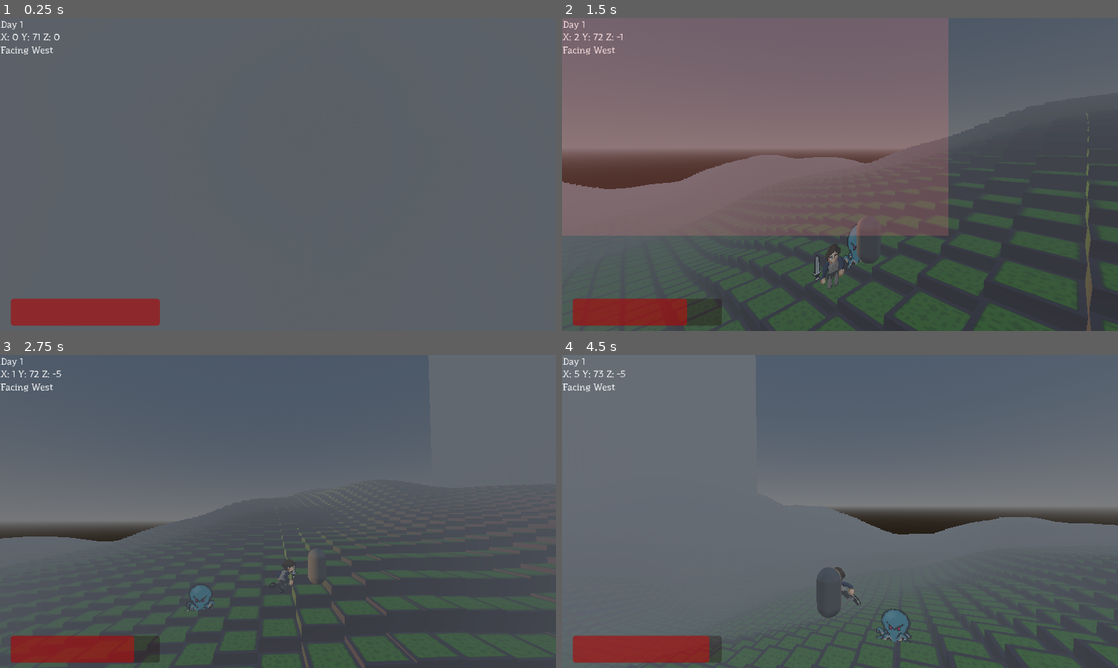
Above: before the commit, frames 1-4 (two rows, left to right).
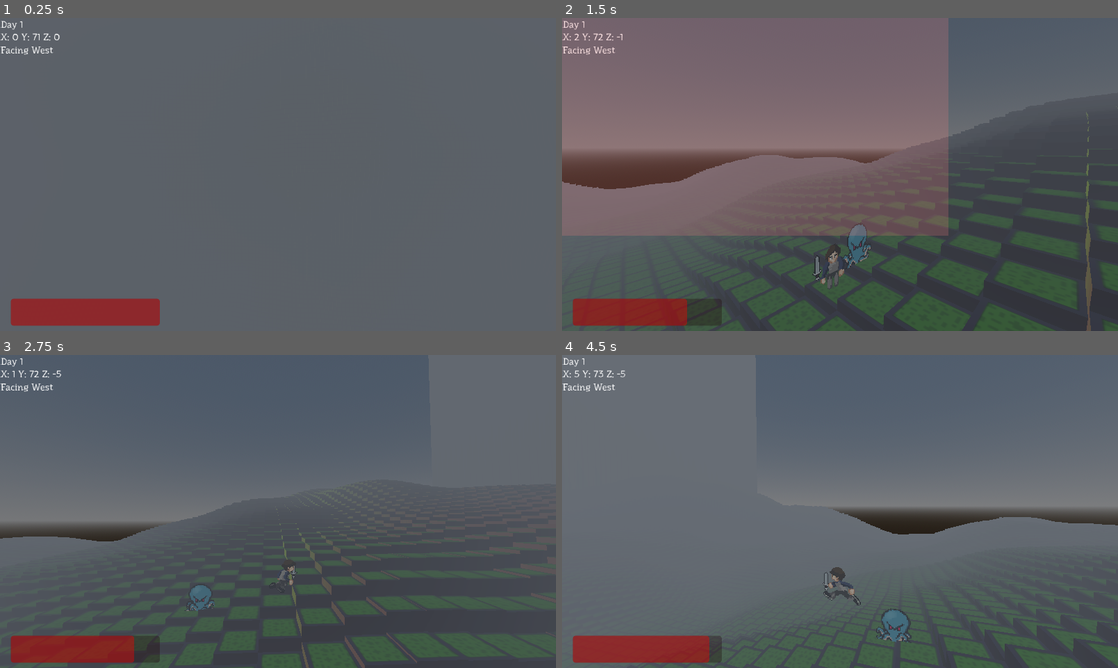
Above: after the commit, the same moments.

Repository: AkivaNugent/CSI-280_PROJECT-OCTOPUS
Game: Godot game, scene res://node_3d.tscn
Same seed, same stepped clock (60 frames per second), same inputs: the game is played once before the commit and once after it. This scene is started directly instead of the project's main scene.
Inputs (mouse positions are in pixels of both pictures, inside the frame that each line leads up to):
- Up to frame 1 (0.25 s): no input
- Up to frame 2 (1.5 s): tap Enter (ui_accept) at 0.5, 0.77 s; move the mouse to (962, 158) at 0.52 s; hold D (right) 0.53-1.28 s; hold Shift (sprint) 0.53-1.28 s; click (962, 158) at 0.67 s; move the mouse to (728, 190) at 1.27 s; hold S (down) from 1.28 s (still down); tap Q at 1.35 s
- Up to frame 3 (2.75 s): tap Enter (ui_accept) at 1.52 s; move the mouse to (333, 442) at 2.02 s; release S (down) at 2.03 s; hold D (right) from 2.03 s (still down); hold E from 2.03 s (still down)
- Up to frame 4 (4.5 s): move the mouse to (812, 574) at 2.77 s; release D (right) at 2.78 s; release E at 2.78 s; hold W (up) 2.78-3.53 s; tap Shift (sprint) at 2.85 s; click (812, 574) at 2.92 s; tap Enter (ui_accept) at 3.02, 3.77 s; move the mouse to (1006, 558) at 3.52 s; hold Q 3.53-4.28 s; hold A (left) from 3.53 s (still down); move the mouse to (673, 464) at 4.27 s; tap E at 4.35 s

The runs differ from the first frame. In frame 2, 0.2% of the frame differs, in the area x 53-57%, y 63-79%; in frame 3, 0.1%; in frame 4, 0.5%, in the area x 45-51%, y 68-84%.

Commit message:
Pathfinding now just fails when the player is off the map (rather than searching forever)

Diff:
--- a/project_octopus/node_3d.tscn
+++ b/project_octopus/node_3d.tscn
@@ -38,8 +38,6 @@
 height = 0.819068
 radius = 0.372255
 
-[sub_resource type="CapsuleMesh" id="CapsuleMesh_f7whi"]
-
 [sub_resource type="Animation" id="Animation_kkjji"]
 length = 0.001
 tracks/0/type = "value"
@@ -530,10 +528,6 @@
 [node name="StairsAheadRayCast3D" type="RayCast3D" parent="Player"]
 unique_name_in_owner = true
 transform = Transform3D(1, 0, 0, 0, 1, 0, 0, 0, 1, 0, 0.0350475, 0.771033)
-
-[node name="MeshInstance3D" type="MeshInstance3D" parent="Player/StairsAheadRayCast3D"]
-transform = Transform3D(0.5, 0, 0, 0, 0.5, 0, 0, 0, 0.5, 0, 0, 0)
-mesh = SubResource("CapsuleMesh_f7whi")
 
 [node name="AnimationPlayer" type="AnimationPlayer" parent="Player"]
 libraries = {
--- a/project_octopus/worldbuilder.gd
+++ b/project_octopus/worldbuilder.gd
@@ -45,8 +45,8 @@
 	# Just keep in mind for this function y variable means z worldspace
 
 	# If one of the points is off the map, give up
-	if (abs(start.x) > MAP_RAD or abs(start.y) > MAP_RAD or
-		abs(finish.x) > MAP_RAD or abs(finish.y) > MAP_RAD):
+	if ((start.x ** 2) + (start.y ** 2) > MAP_RAD ** 2) or \
+		((finish.x ** 2) + (finish.y ** 2) > MAP_RAD ** 2):
 		return []
 
 
Not shown: 1 places in project_octopus/node_3d.tscn that only renumber resources
